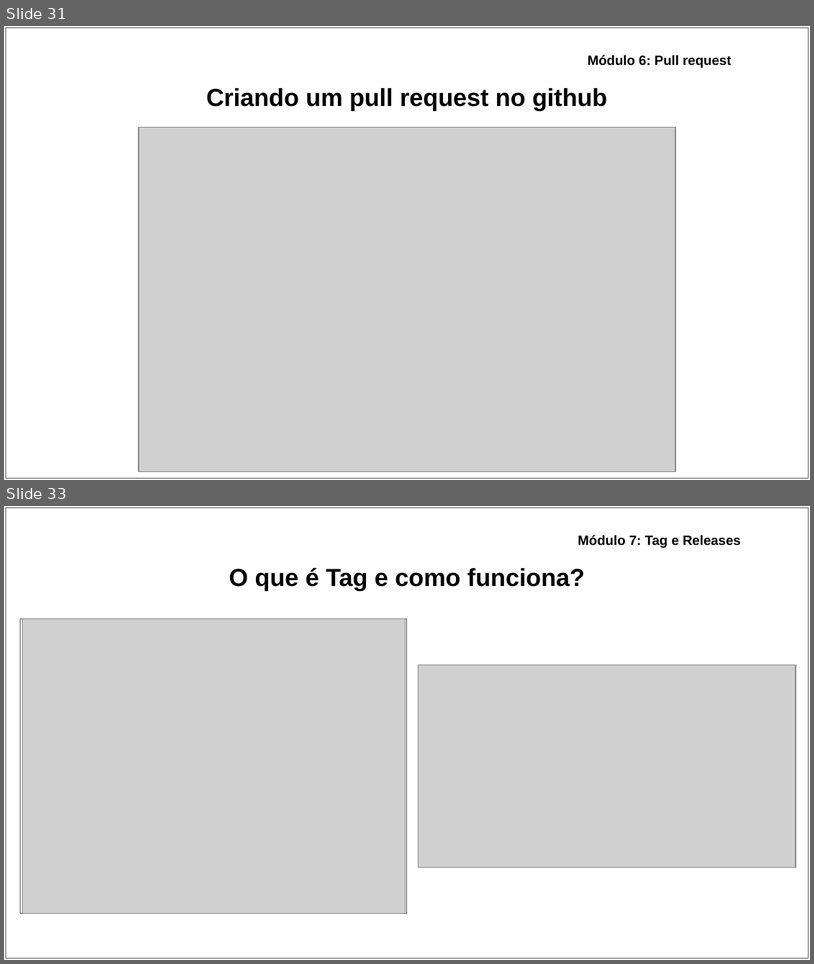
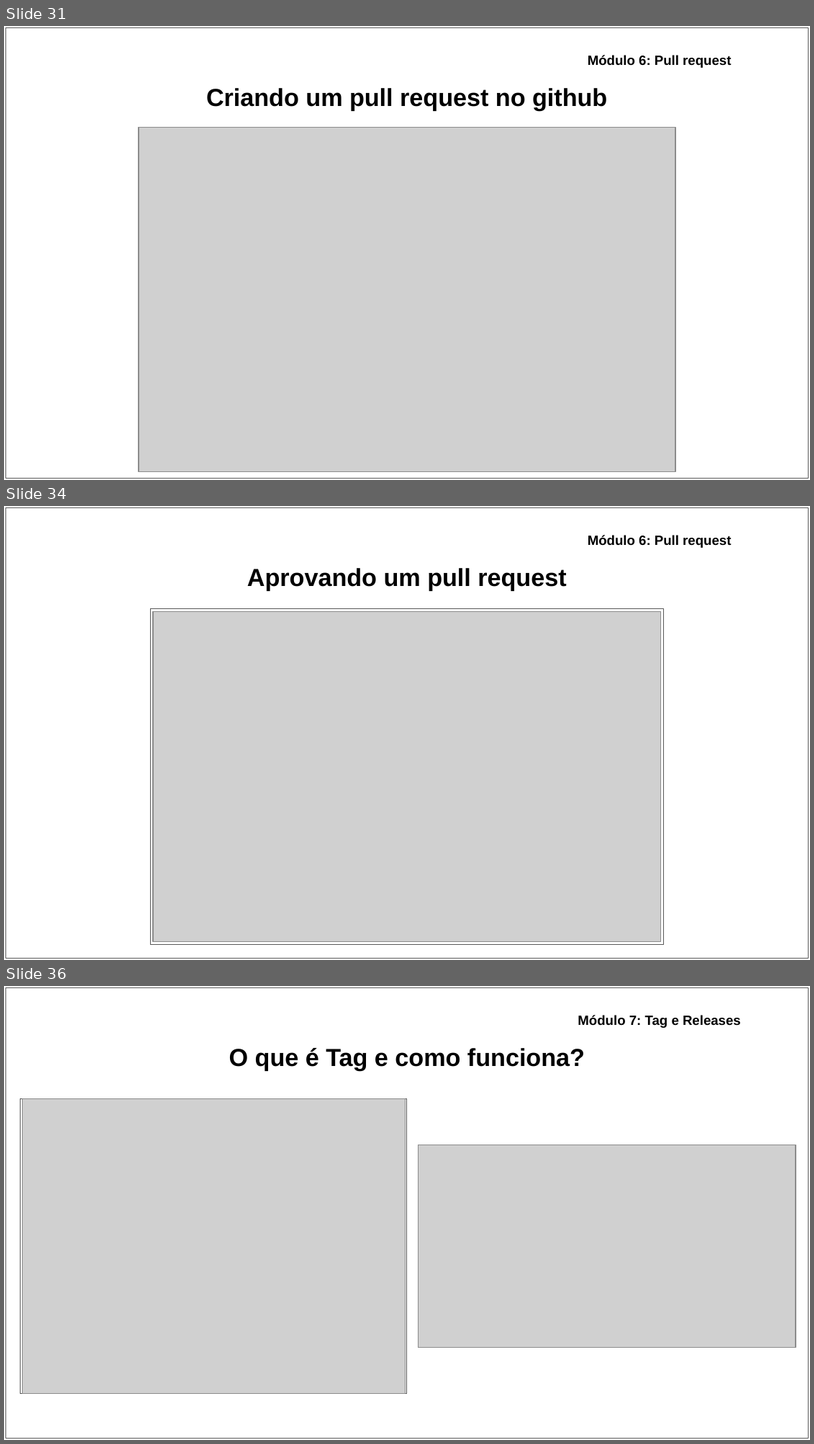
Before and after one commit to ryancunha13/Curso-Git-01, a slide deck: Materiais didáticos/Apresentação - Curso de Git_GitHub.pptx. Shown one above the other, each under a label of ours: slides 31 and 33 before the commit, slides 31, 34 and 36 after it; the slides between them are not shown. The pictures are 814x964 and 814x1444 pixels, drawn with LibreOffice and Linux fonts; fonts in the diff are those of the drawing; grey boxes stand for pictures. Boxes give left, top, right and bottom in pixels: in the first picture for what was removed or moved away, otherwise in the second. Text is boxed around its words. In the diff, an @@ line names an element or a change of style, - is before the commit and + after.

```diff
--- a/Materiais didáticos/Apresentação - Curso de Git_GitHub.pptx
+++ b/Materiais didáticos/Apresentação - Curso de Git_GitHub.pptx
@@ slide 34 added at bbox=[4, 506, 810, 960], background #FFFFFF @@
@@ rectangle added at bbox=[5, 507, 809, 957], fill #FFFFFF, outline #595959 0.75 pt @@
@@ text added at bbox=[588, 535, 731, 548], 12 pt, text #000000, bold @@
+Módulo 6: Pull request
@@ title added at bbox=[247, 568, 566, 591], 22 pt, text #000000, bold @@
+Aprovando um pull request
@@ rectangle added at bbox=[151, 608, 664, 944], fill #FFFFFF, outline #595959 0.75 pt @@
@@ picture added at bbox=[153, 612, 661, 942] @@
@@ what was slide 33 is now slide 36 @@
```
Also in this commit, not shown: 2 slides changed, 6 other slides added, 3 other files.
